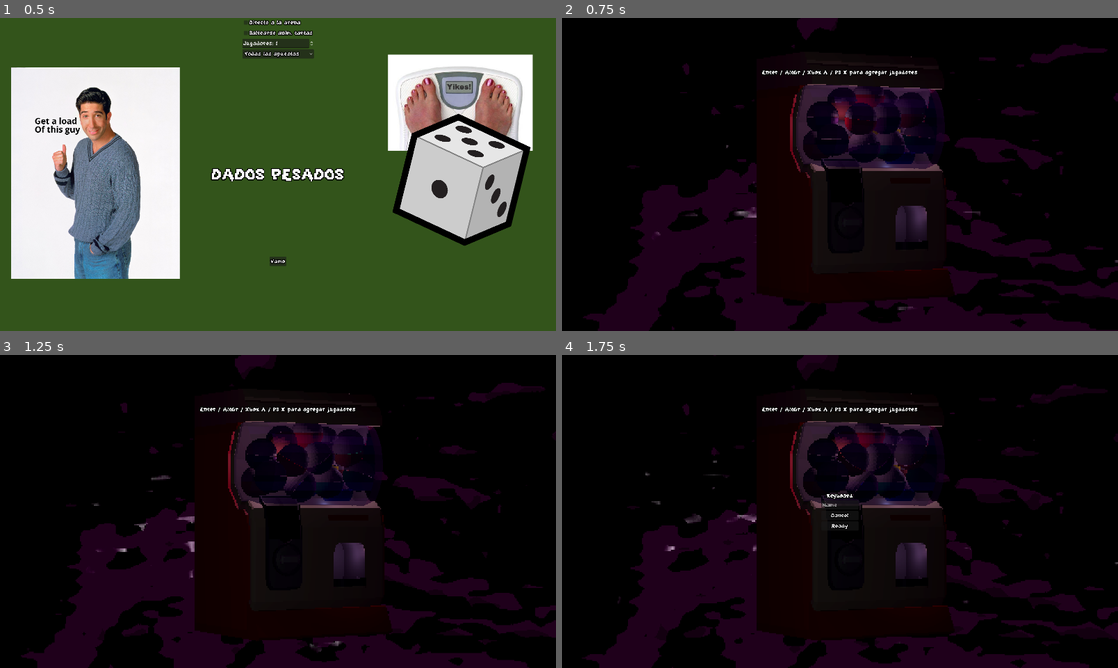
Above: before the commit, frames 1-4 (two rows, left to right).
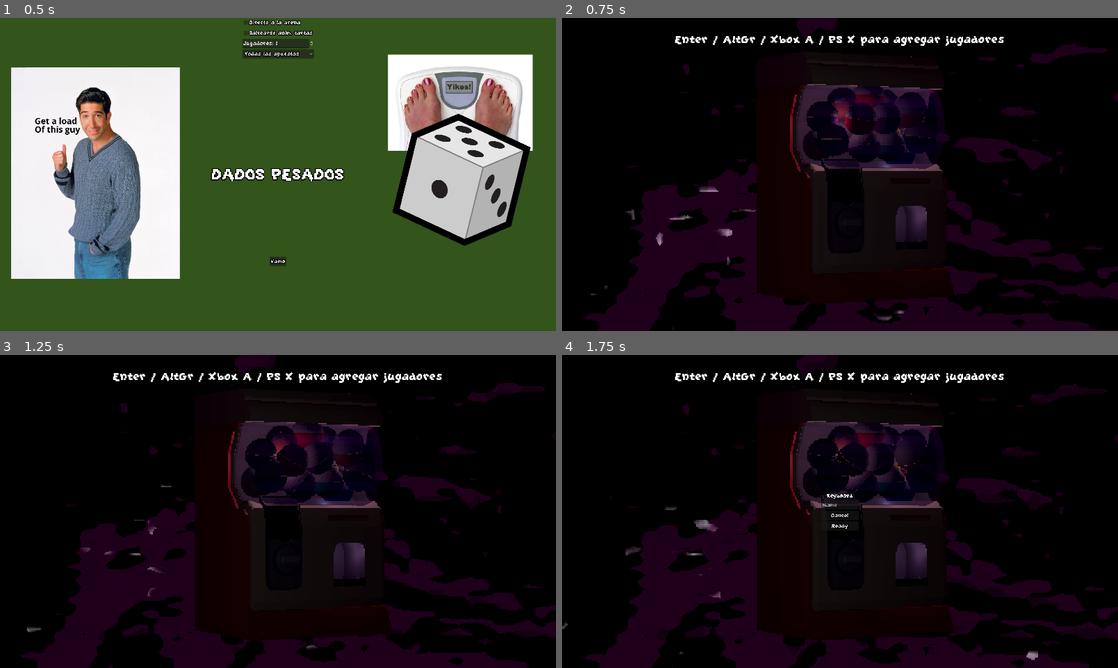
Above: after the commit, the same moments.

Repository: Laks0/weighted-dice-3d
Game: Godot game, scene res://Scenes/MainMenu/MainMenu.tscn
Same seed, same stepped clock (60 frames per second), same inputs: the game is played once before the commit and once after it.
Inputs:
- Up to frame 1 (0.5 s): no input
- Up to frame 2 (0.75 s): click "Vamo" at 0.5 s
- Up to frame 3 (1.25 s): no input
- Up to frame 4 (1.75 s): tap Enter (grab_mouse) at 1.25 s; hold D (move_right_kb) from 1.28 s (still down); tap Backspace (die) at 1.35 s

Frame 1 is identical in both runs. In frame 2, 1.3% of the frame differs, in the area x 5-100%, y 5-97%; in frame 3, 1.3%; in frame 4, 1.4%, in the area x 0-100%, y 5-98%.

Commit message:
Varios tweaks para playtest

Diff:
--- /dev/null
+++ b/Assets/Bets/Hill.gd
@@ -0,0 +1,9 @@
+extends Sprite3D
+
+func _ready():
+	var alphaTween = create_tween().set_loops().set_ease(Tween.EASE_IN_OUT).set_trans(Tween.TRANS_CIRC)
+	alphaTween.tween_property(self, "modulate:a", .5, .5)
+	alphaTween.tween_property(self, "modulate:a", 1, .5)
+
+	await get_tree().create_timer(3).timeout
+	$Label3D.visible = false
--- a/Assets/Bets/Hill.tscn
+++ b/Assets/Bets/Hill.tscn
@@ -1,12 +1,22 @@
-[gd_scene load_steps=2 format=3 uid="uid://ce6pak6n3lk6c"]
+[gd_scene load_steps=4 format=3 uid="uid://ce6pak6n3lk6c"]
 
 [ext_resource type="Texture2D" uid="uid://dprptapclgbxj" path="res://Assets/Bets/KingOfTheHill.png" id="1_j4ruj"]
+[ext_resource type="Script" path="res://Assets/Bets/Hill.gd" id="2_0t6u4"]
+[ext_resource type="FontFile" uid="uid://cdnb1m88vsvb7" path="res://GrapeSoda.ttf" id="2_iuc46"]
 
 [node name="Hill" type="Sprite3D"]
 transform = Transform3D(0.5, 0, 0, 0, -2.18557e-08, 0.5, 0, -0.5, -2.18557e-08, 0, 0, 0)
 layers = 2
 shaded = true
-double_sided = false
-alpha_cut = 3
 texture_filter = 0
+render_priority = 1
 texture = ExtResource("1_j4ruj")
+script = ExtResource("2_0t6u4")
+
+[node name="Label3D" type="Label3D" parent="."]
+transform = Transform3D(1, 0, 0, 0, 1, 0, 0, 0, 1, 0, 2.45563, 0)
+render_priority = 2
+outline_render_priority = 1
+text = "Stay inside!"
+font = ExtResource("2_iuc46")
+font_size = 197
--- a/Classes/BetDisplay/BetDisplaySimple.gd
+++ b/Classes/BetDisplay/BetDisplaySimple.gd
@@ -93,6 +93,8 @@
 		sel.queue_free()
 	gameStarted.emit()
 
+	$Label3D2.visible = false
+
 func _process(_delta):
 	$AIBetController.set_process(betting)
 	if (not betting) or (not $StartDelay.is_stopped()):
--- a/Classes/BetDisplay/BetDisplaySimple.tscn
+++ b/Classes/BetDisplay/BetDisplaySimple.tscn
@@ -224,4 +224,20 @@
 wait_time = 0.1
 one_shot = true
 
+[node name="Label3D" type="Label3D" parent="."]
+transform = Transform3D(1, 0, 0, 0, 0.498624, 0.866818, 0, -0.866818, 0.498624, 0, 1.28603, 0.481772)
+render_priority = 2
+outline_render_priority = 1
+text = "Betting on:"
+font = ExtResource("4_6lq8r")
+font_size = 47
+
+[node name="Label3D2" type="Label3D" parent="."]
+transform = Transform3D(1, 0, 0, 0, 0.498624, 0.866818, 0, -0.866818, 0.498624, 0, 0.591888, 1.58172)
+render_priority = 2
+outline_render_priority = 1
+text = "Right/left to move, grab to bet, up to cancel bet"
+font = ExtResource("4_6lq8r")
+font_size = 47
+
 [editable path="Slotmachine"]
--- a/Classes/Effects/OliveRoll/Olive.gd
+++ b/Classes/Effects/OliveRoll/Olive.gd
@@ -2,25 +2,21 @@
 
 var _lastThrower : Monigote
 
+@onready var material : Material = $Aceituna/Sphere.get_surface_override_material(0)
+@onready var base_color : Color = material.albedo_color
+
 func _ready():
-	$AnimatedSprite3D.frame = randi_range(0, 7)
-
-	super()
+	rotation.y = randf_range(-PI, PI)
 
 func onPushed(dir : Vector2, factor : float, pusher : Pushable):
 	$Shot.play()
-
-	$AnimatedSprite3D.play()
 
 	_lastThrower = pusher
 
 	super(dir, factor, pusher)
 
 func _process(_delta):
-	$AnimatedSprite3D.modulate = color
-
-	if velocity.is_zero_approx():
-		$AnimatedSprite3D.stop()
+	material.albedo_color = base_color * color
 
 func _on_area_3d_body_entered(body):
 	if velocity.is_zero_approx():
--- a/Classes/Effects/OliveRoll/Olive.tscn
+++ b/Classes/Effects/OliveRoll/Olive.tscn
@@ -1,8 +1,9 @@
-[gd_scene load_steps=15 format=3 uid="uid://8l23xyx2htpf"]
+[gd_scene load_steps=17 format=3 uid="uid://8l23xyx2htpf"]
 
 [ext_resource type="Script" path="res://Classes/Effects/OliveRoll/Olive.gd" id="1_yhn61"]
 [ext_resource type="Texture2D" uid="uid://466i7kvr7oj7" path="res://Classes/Effects/OliveRoll/aceituna.png" id="2_8r2dk"]
 [ext_resource type="AudioStream" uid="uid://ba3m8jvebr6fg" path="res://Classes/Effects/OliveRoll/sfx_oliveshot.wav" id="3_fw7dq"]
+[ext_resource type="PackedScene" uid="uid://sdlmgjn7qmrw" path="res://Classes/Effects/OliveRoll/Aceituna.glb" id="4_wall5"]
 
 [sub_resource type="AtlasTexture" id="AtlasTexture_7f1p1"]
 atlas = ExtResource("2_8r2dk")
@@ -69,10 +70,14 @@
 }]
 
 [sub_resource type="SphereShape3D" id="SphereShape3D_t7spw"]
-radius = 0.0919599
+radius = 0.253192
 
 [sub_resource type="SphereShape3D" id="SphereShape3D_e8vk1"]
-radius = 0.196796
+radius = 0.279866
+
+[sub_resource type="StandardMaterial3D" id="StandardMaterial3D_mm6rx"]
+resource_local_to_scene = true
+albedo_color = Color(0.321569, 0.458824, 0.0784314, 1)
 
 [node name="Olive" type="CharacterBody3D"]
 collision_layer = 2
@@ -82,6 +87,7 @@
 
 [node name="AnimatedSprite3D" type="AnimatedSprite3D" parent="."]
 transform = Transform3D(1, 0, 0, 0, 0.681998, 0.731354, 0, -0.731354, 0.681998, 0, 0, 0)
+visible = false
 pixel_size = 0.02
 shaded = true
 texture_filter = 0
@@ -102,4 +108,12 @@
 [node name="Shot" type="AudioStreamPlayer" parent="."]
 stream = ExtResource("3_fw7dq")
 
+[node name="Aceituna" parent="." instance=ExtResource("4_wall5")]
+transform = Transform3D(-1.31134e-07, 0, 3, 0, 3, 0, -3, 0, -1.31134e-07, 0, 0, 0)
+
+[node name="Sphere" parent="Aceituna" index="0"]
+surface_material_override/0 = SubResource("StandardMaterial3D_mm6rx")
+
 [connection signal="body_entered" from="Area3D" to="." method="_on_area_3d_body_entered"]
+
+[editable path="Aceituna"]
--- a/Classes/Monigotes/DeathParticle.tres
+++ b/Classes/Monigotes/DeathParticle.tres
@@ -1,6 +1,7 @@
 [gd_resource type="PrismMesh" load_steps=2 format=3 uid="uid://ju22yih214mi"]
 
 [sub_resource type="StandardMaterial3D" id="StandardMaterial3D_4tmnv"]
+render_priority = 1
 
 [resource]
 material = SubResource("StandardMaterial3D_4tmnv")
--- a/Classes/MultipleResCamera/Pixelate.gdshader
+++ b/Classes/MultipleResCamera/Pixelate.gdshader
@@ -31,48 +31,48 @@
 	vec2 e = vec2(1./VIEWPORT_SIZE.xy);
 
 //	Shadows
-	float mean_depth_diff = 0.0;
-	for (int i = 0; i < 5; i++) {
-		vec2 screen_pos = pixelated_uv;
-		switch (i) {
-			case 0:
-				screen_pos += e;
-				break;
-			case 1:
-				screen_pos -= e;
-				break;
-			case 2:
-				screen_pos += vec2(.0, e.y);
-				break;
-			case 3:
-				screen_pos += vec2(e.x, .0);
-				break;
-		}
-
-		float depth_diff = 0.0;
-		float neg_depth_diff = .5;
-		float depth = getDepth(screen_pos, DEPTH_TEXTURE, INV_PROJECTION_MATRIX);
-		float du = getDepth(screen_pos+vec2(0., -1.)*e, DEPTH_TEXTURE, INV_PROJECTION_MATRIX);
-		float dr = getDepth(screen_pos+vec2(1., 0.)*e, DEPTH_TEXTURE, INV_PROJECTION_MATRIX);
-		float dd = getDepth(screen_pos+vec2(0., 1.)*e, DEPTH_TEXTURE, INV_PROJECTION_MATRIX);
-		float dl = getDepth(screen_pos+vec2(-1., 0.)*e, DEPTH_TEXTURE, INV_PROJECTION_MATRIX);
-		depth_diff += clamp(du - depth, 0., 1.);
-		depth_diff += clamp(dd - depth, 0., 1.);
-		depth_diff += clamp(dr - depth, 0., 1.);
-		depth_diff += clamp(dl - depth, 0., 1.);
-		neg_depth_diff += depth - du;
-		neg_depth_diff += depth - dd;
-		neg_depth_diff += depth - dr;
-		neg_depth_diff += depth - dl;
-		neg_depth_diff = clamp(neg_depth_diff, 0., 1.);
-		neg_depth_diff = clamp(smoothstep(0.5, 0.5, neg_depth_diff)*10., 0., 1.);
-		depth_diff = smoothstep(0.2, 0.3, depth_diff);
-
-		mean_depth_diff += depth_diff;
-	}
-	//mean_depth_diff /= 2.;
-
-	vec3 shadow_final_color = mix(ALBEDO, shadow_color, shadow_strength);
-
-	ALBEDO = mix(ALBEDO, shadow_final_color, mean_depth_diff);
+	//float mean_depth_diff = 0.0;
+	//for (int i = 0; i < 5; i++) {
+		//vec2 screen_pos = pixelated_uv;
+		//switch (i) {
+			//case 0:
+				//screen_pos += e;
+				//break;
+			//case 1:
+				//screen_pos -= e;
+				//break;
+			//case 2:
+				//screen_pos += vec2(.0, e.y);
+				//break;
+			//case 3:
+				//screen_pos += vec2(e.x, .0);
+				//break;
+		//}
+		//
+		//float depth_diff = 0.0;
+		//float neg_depth_diff = .5;
+		//float depth = getDepth(screen_pos, DEPTH_TEXTURE, INV_PROJECTION_MATRIX);
+		//float du = getDepth(screen_pos+vec2(0., -1.)*e, DEPTH_TEXTURE, INV_PROJECTION_MATRIX);
+		//float dr = getDepth(screen_pos+vec2(1., 0.)*e, DEPTH_TEXTURE, INV_PROJECTION_MATRIX);
+		//float dd = getDepth(screen_pos+vec2(0., 1.)*e, DEPTH_TEXTURE, INV_PROJECTION_MATRIX);
+		//float dl = getDepth(screen_pos+vec2(-1., 0.)*e, DEPTH_TEXTURE, INV_PROJECTION_MATRIX);
+		//depth_diff += clamp(du - depth, 0., 1.);
+		//depth_diff += clamp(dd - depth, 0., 1.);
+		//depth_diff += clamp(dr - depth, 0., 1.);
+		//depth_diff += clamp(dl - depth, 0., 1.);
+		//neg_depth_diff += depth - du;
+		//neg_depth_diff += depth - dd;
+		//neg_depth_diff += depth - dr;
+		//neg_depth_diff += depth - dl;
+		//neg_depth_diff = clamp(neg_depth_diff, 0., 1.);
+		//neg_depth_diff = clamp(smoothstep(0.5, 0.5, neg_depth_diff)*10., 0., 1.);
+		//depth_diff = smoothstep(0.2, 0.3, depth_diff);
+		//
+		//mean_depth_diff += depth_diff;
+	//}
+	////mean_depth_diff /= 2.;
+	//
+	//vec3 shadow_final_color = mix(ALBEDO, shadow_color, shadow_strength);
+	//
+	//ALBEDO = mix(ALBEDO, shadow_final_color, mean_depth_diff);
 }
--- a/Scenes/Arena/SkyShader.gdshader
+++ b/Scenes/Arena/SkyShader.gdshader
@@ -25,6 +25,6 @@
 
 	COLOR = noise_texture * sky_color + sky_color * .05;
 
-	vec3 star_texture = smoothstep(.9, 1., texture(noise, SKY_COORDS + TIME * vec2(0.0, .01)).rgb);
-	COLOR += star_texture * step(.7, texture(star_mask_noise, SKY_COORDS + TIME * .001).xyz);
+	vec3 star_texture = smoothstep(.9, 1., texture(noise, SKY_COORDS + TIME * .005).rgb);
+	COLOR += star_texture * step(.7, texture(star_mask_noise, SKY_COORDS).xyz);
 }
--- a/Scenes/CharacterScreen/CharacterScreen.tscn
+++ b/Scenes/CharacterScreen/CharacterScreen.tscn
@@ -205,11 +205,12 @@
 anchors_preset = 5
 anchor_left = 0.5
 anchor_right = 0.5
-offset_left = -196.0
-offset_top = 176.0
-offset_right = 196.0
-offset_bottom = 200.0
-grow_horizontal = 2
+offset_left = -570.5
+offset_top = 48.0
+offset_right = 570.5
+offset_bottom = 100.0
+grow_horizontal = 2
+theme_override_font_sizes/font_size = 51
 text = "Enter / AltGr / Xbox A / PS X para agregar jugadores"
 
 [editable path="Viewport3D/SubViewport/Scene3D/Gacha"]
Binary file added: Classes/Effects/OliveRoll/Aceituna.glb
Not shown, added: Classes/Effects/OliveRoll/Aceituna.glb.import
Not shown, changed: Classes/Effects/GetTheBallRollingEffect/Bola8.glb
